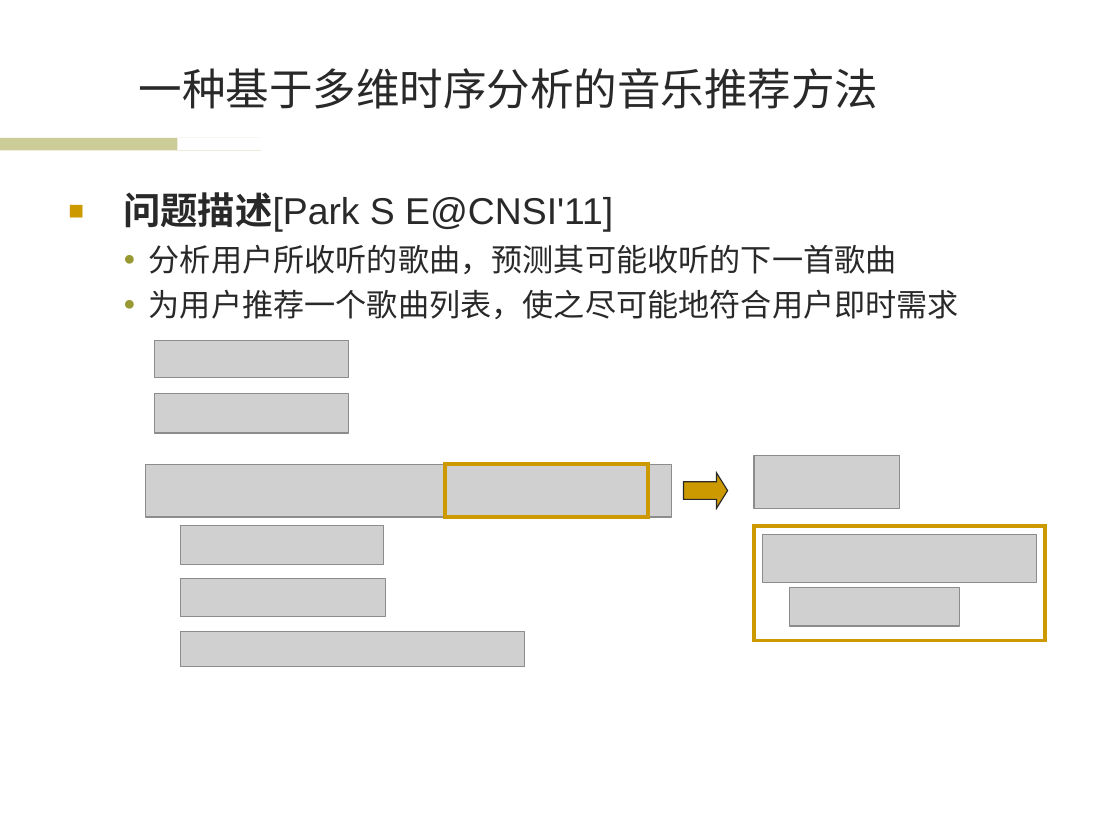
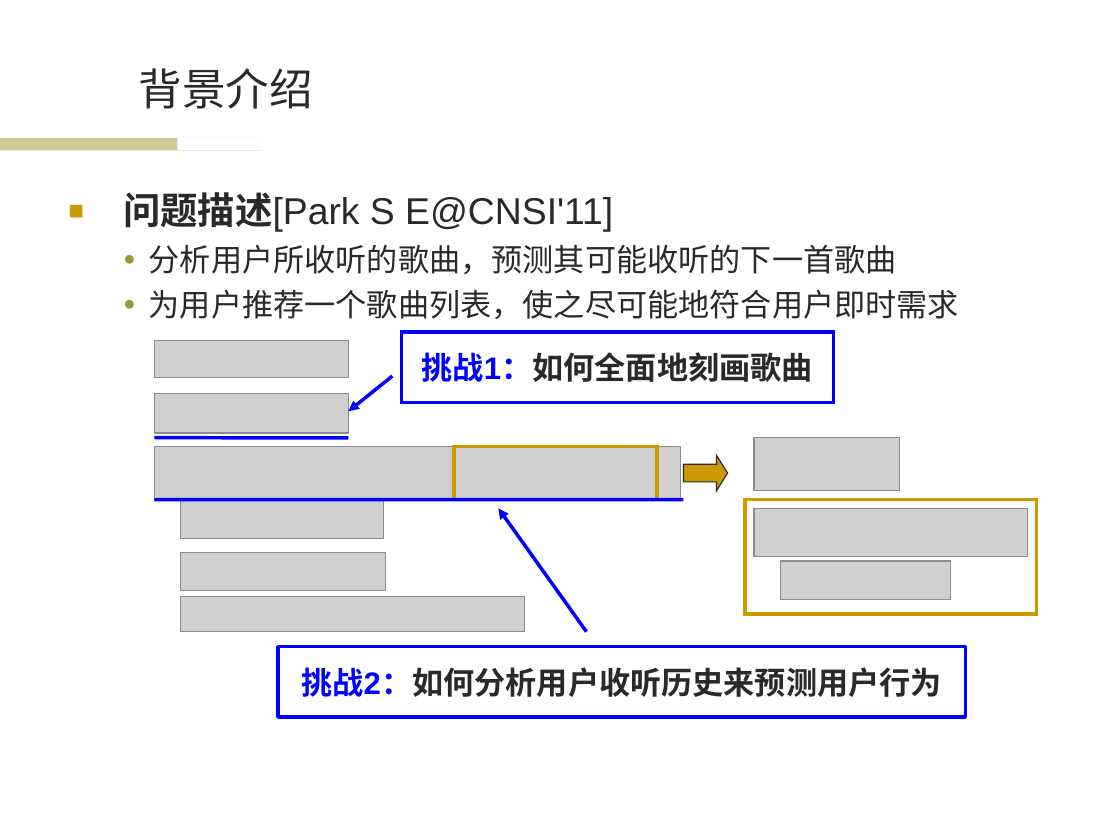
Before and after one commit to wwssttt/NJUThesis, a slide deck: slide 4 of ppt/一种基于时间序列分析的个性化音乐推荐系统及其实现.ppt. Drawn at 1120x840 pixels with LibreOffice and Linux fonts; fonts in the diff are those of the drawing; grey boxes stand for pictures; background and template pictures are left out. Boxes give left, top, right and bottom in pixels: in the first picture for what was removed or moved away, otherwise in the second. Text is boxed around its words. In the diff, an @@ line names an element or a change of style, - is before the commit and + after.

Commit message:
ppt2.1

```diff
--- a/ppt/一种基于时间序列分析的个性化音乐推荐系统及其实现.ppt
+++ b/ppt/一种基于时间序列分析的个性化音乐推荐系统及其实现.ppt
@@ title at bbox=[139, 68, 313, 109]: text changed @@
-一种基于多维时序分析的音乐推荐方法
+背景介绍
@@ rectangle added at bbox=[401, 333, 833, 403], outline #0000FF 2.24 pt, 20 pt, text #292929, bold @@
+挑战1：如何全面地刻画歌曲
@@ arrow added from (392, 376) to (348, 411), #0000FF 2.24 pt @@
@@ picture: place and size @@
-picture at bbox=[146, 464, 672, 516]
+picture at bbox=[155, 447, 681, 500]
@@ line added from (155, 438) to (348, 438), #0000FF 2.24 pt @@
@@ rectangle: place and size @@
-rectangle at bbox=[446, 464, 648, 516]
+rectangle at bbox=[455, 447, 657, 500]
@@ picture: place and size @@
-picture at bbox=[754, 456, 899, 508]
+picture at bbox=[754, 438, 899, 491]
@@ right arrow: place and size @@
-right arrow at bbox=[683, 473, 727, 508]
+right arrow at bbox=[683, 456, 727, 492]
@@ line added from (155, 500) to (683, 500), #0000FF 2.24 pt @@
@@ picture: place and size @@
-picture at bbox=[180, 525, 383, 564]
+picture at bbox=[180, 500, 383, 539]
@@ arrow added from (587, 632) to (498, 508), #0000FF 2.24 pt @@
@@ 2 pictures, 1 rectangle: place and size @@
-2 pictures, 1 rectangle at bbox=[754, 525, 1045, 640]
+2 pictures, 1 rectangle at bbox=[745, 500, 1036, 614]
@@ picture: place and size @@
-picture at bbox=[180, 579, 385, 617]
+picture at bbox=[180, 552, 385, 590]
@@ picture: place and size @@
-picture at bbox=[180, 632, 524, 666]
+picture at bbox=[180, 597, 524, 632]
@@ rectangle added at bbox=[278, 646, 965, 717], outline #0000FF 2.24 pt, 20 pt, text #292929, bold @@
+挑战2：如何分析用户收听历史来预测用户行为
```
Also in this commit, not shown: 5 other slides changed, 3 slides added, 1 slide removed.
